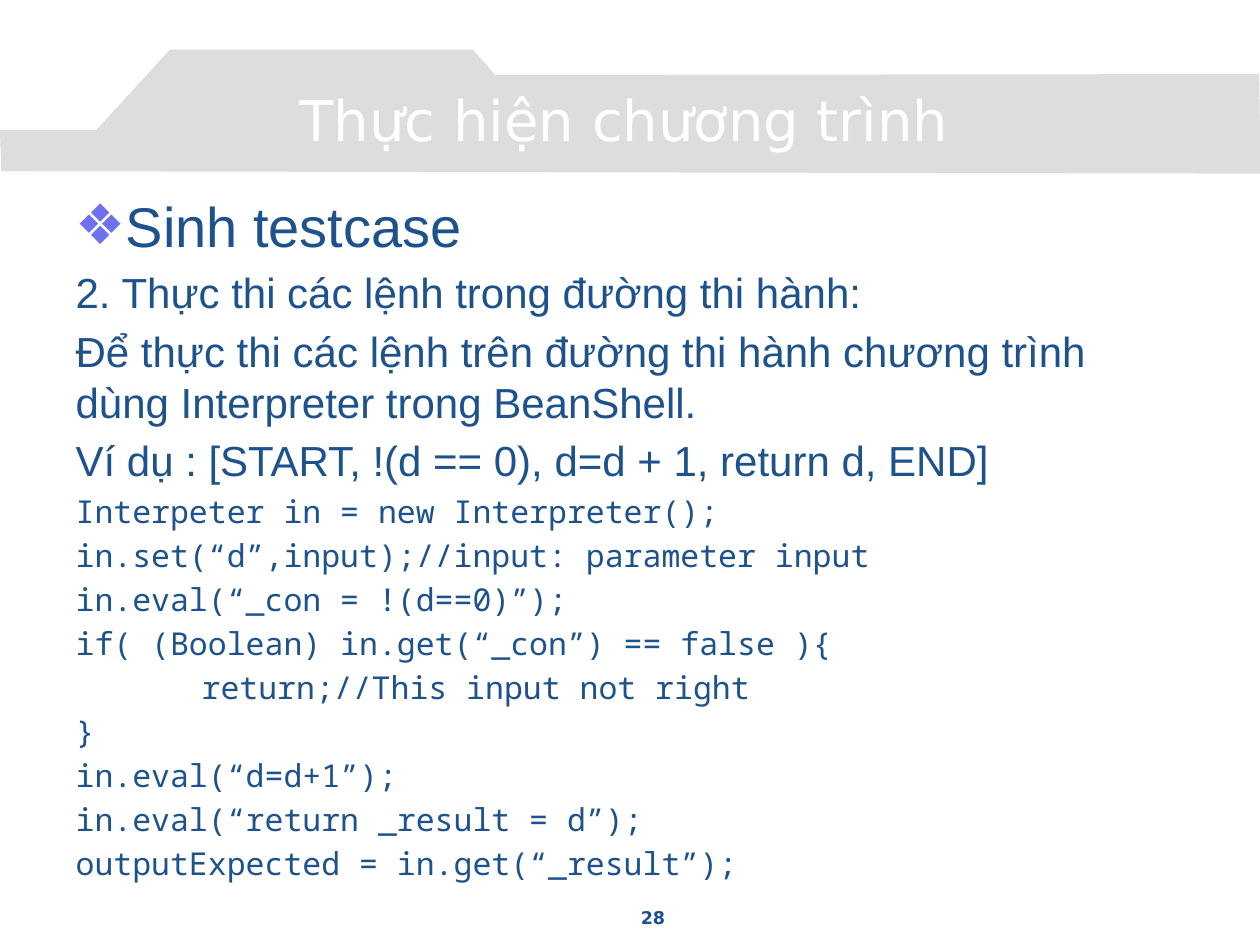
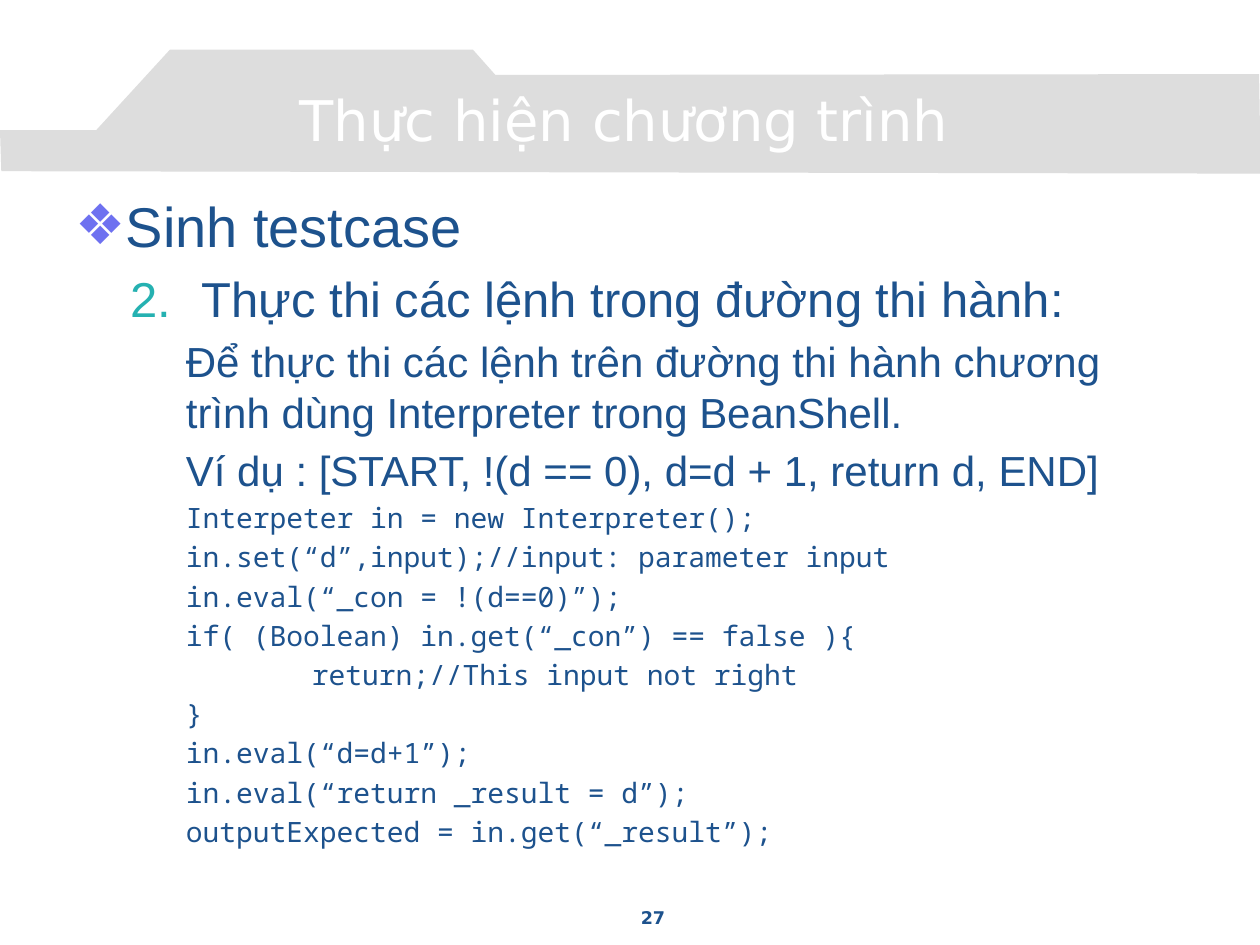
Before and after one commit to congcuong-cse/autotesting-lvtn, a slide deck: slide 27 of Document/Presentation.pptx (slide 28 before the commit). Drawn at 1260x945 pixels with LibreOffice and Linux fonts; fonts in the diff are those of the drawing; background and template pictures are left out. Boxes give left, top, right and bottom in pixels: in the first picture for what was removed or moved away, otherwise in the second. Text is boxed around its words. In the diff, an @@ line names an element or a change of style, - is before the commit and + after.

```diff
--- a/Document/Presentation.pptx
+++ b/Document/Presentation.pptx
@@ text at (202,281,1063,327): text changed; size 24 to 28 pt @@
-2. Thực thi các lệnh trong đường thi hành:
+  2. Thực thi các lệnh trong đường thi hành:
@@ text at (186,344,1101,849): size 18 to 16 pt in "Interpeter in = new Interpreter();", "in.set(“d”,input);//input: parameter input", "in.eval(“_con = !(d==0)”);", "if( (Boolean) in.get(“_con”) == false ){" and 5 more places; list level 1 to 3 in "Để thực thi các lệnh ..."; list level 1 to 3 in "Ví dụ : [START, !(d ..."; list level 1 to 3 in "Interpeter in = new Interpreter();"; list level 1 to 3 in "in.set(“d”,input);//input: parameter input"; list level 1 to 3 in "in.eval(“_con = !(d==0)”);"; list level 1 to 3 in "if( (Boolean) in.get(“_con”) == false ..."; list level 1 to 3 in "return;//This input not right"; list level 1 to 3 in "}"; list level 1 to 3 in "in.eval(“d=d+1”);"; list level 1 to 3 in "in.eval(“return _result = d”);"; list level 1 to 3 in "outputExpected = in.get(“_result”);" @@
@@ page number at (641,911,665,924): text changed @@
-28
+27
```
Also in this commit, not shown: 17 other slides changed, 4 slides added, 4 slides removed.
